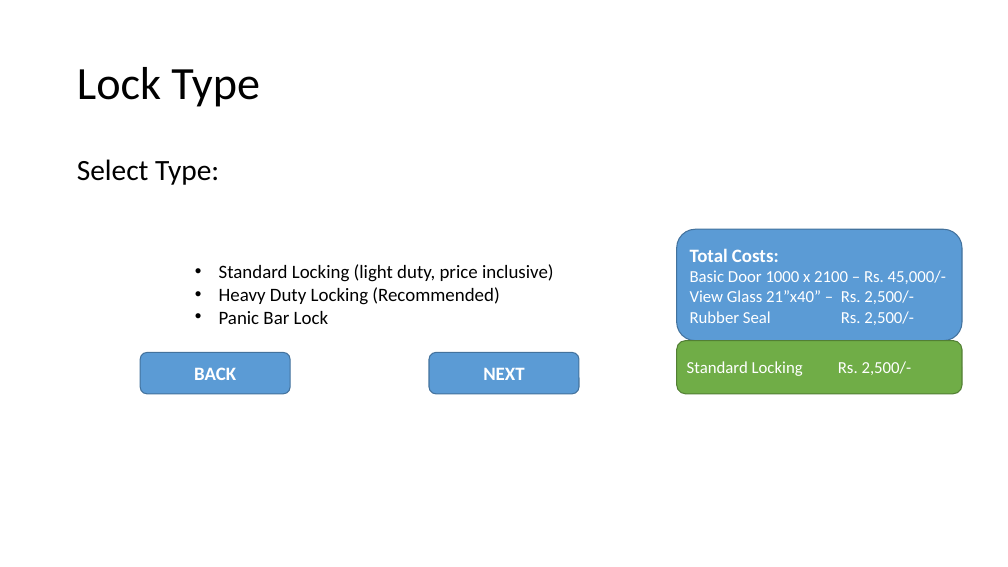
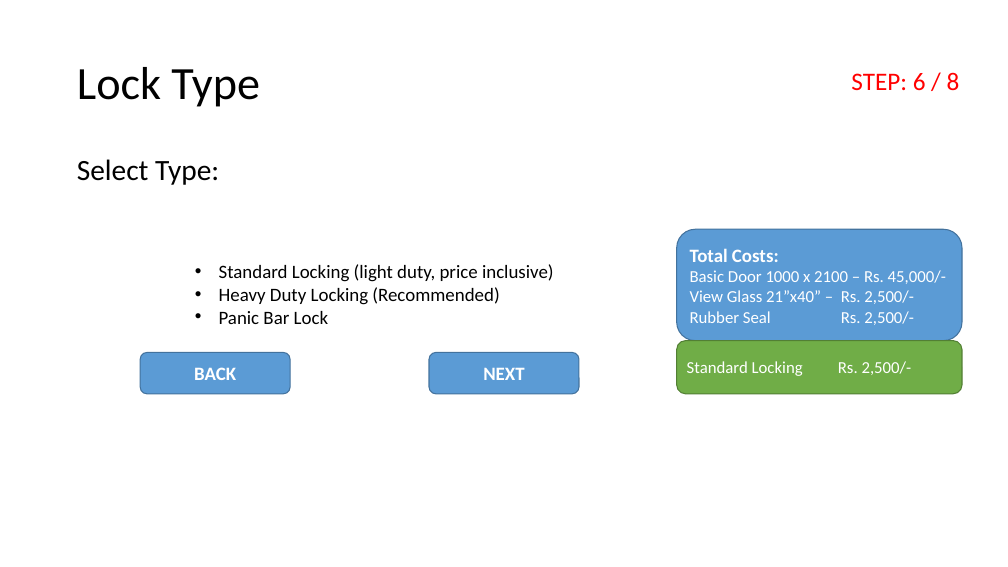
Before and after one commit to mohammed52/quotation-automator, a slide deck: slide 11 of app-quotation-automator.pptx (slide 10 before the commit). Drawn at 1008x567 pixels with LibreOffice and Linux fonts; fonts in the diff are those of the drawing. Boxes give left, top, right and bottom in pixels: in the first picture for what was removed or moved away, otherwise in the second. Text is boxed around its words. In the diff, an @@ line names an element or a change of style, - is before the commit and + after.

```diff
--- a/app-quotation-automator.pptx
+++ b/app-quotation-automator.pptx
@@ text added at <box>851,72,960,90</box>, 24 pt, text #FF0000 @@
+STEP: 6 / 8
```
Also in this commit, not shown: 8 other slides changed, 1 slide added, 1 slide removed, 8 other files.
